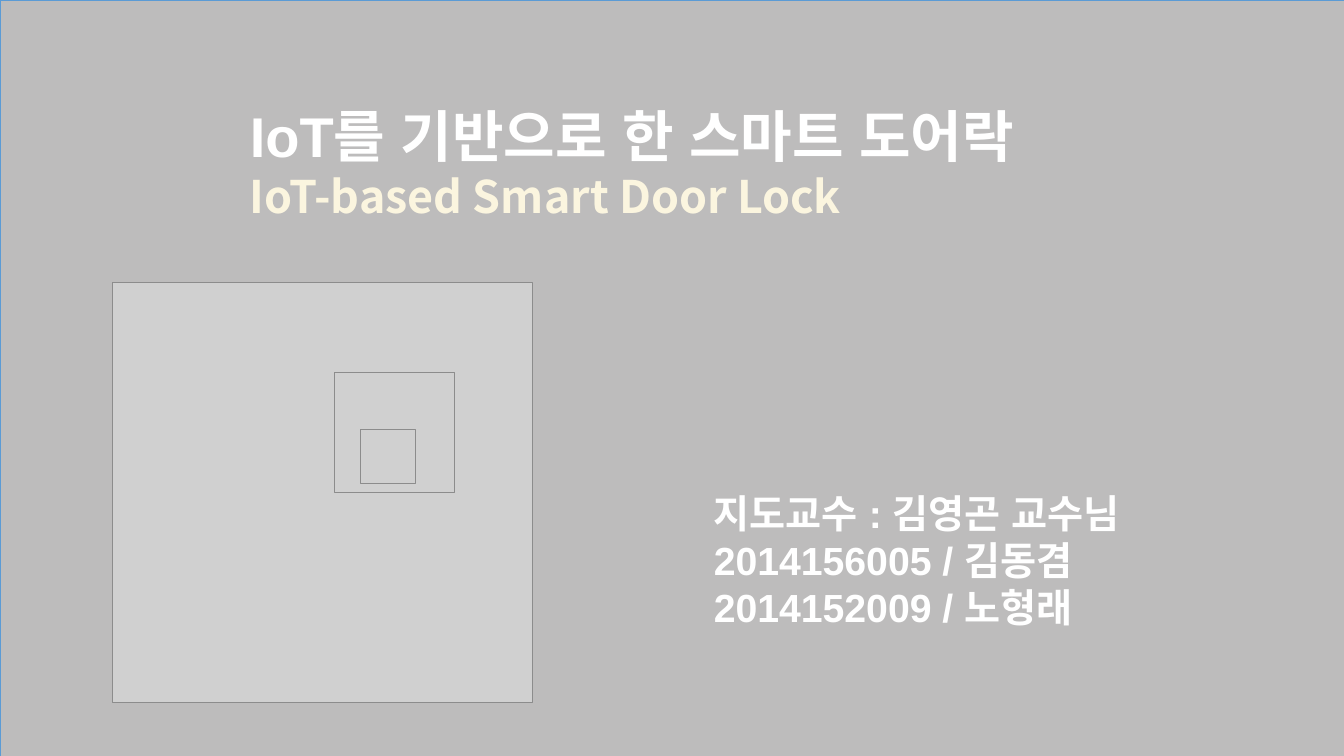
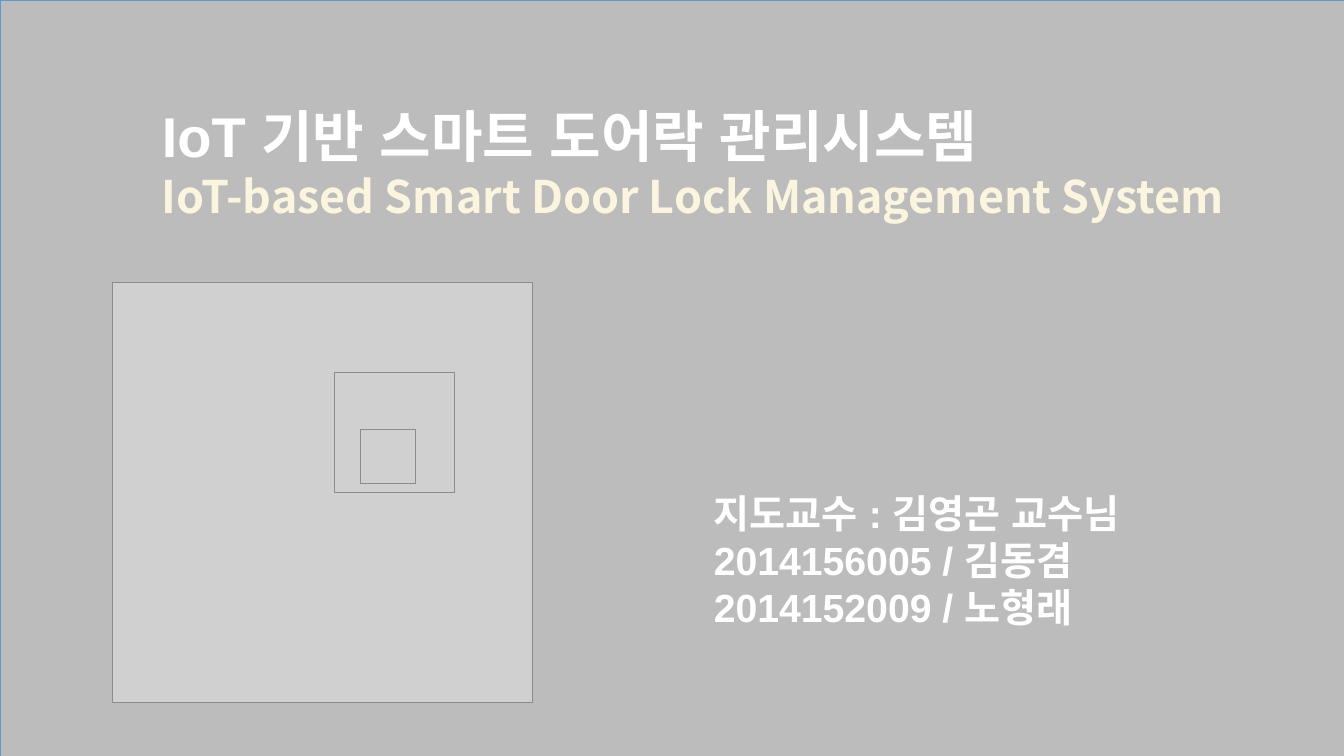
Before and after one commit to hrnoh/graduate_proj, a slide deck: slide 1 of 종합설계_제안서(2차).pptx. Drawn at 1344x756 pixels with LibreOffice and Linux fonts; fonts in the diff are those of the drawing; grey boxes stand for pictures. Boxes give left, top, right and bottom in pixels: in the first picture for what was removed or moved away, otherwise in the second. Text is boxed around its words. In the diff, an @@ line names an element or a change of style, - is before the commit and + after.

```diff
--- a/종합설계_제안서(2차).pptx
+++ b/종합설계_제안서(2차).pptx
@@ text at (162,110,1224,224): text changed @@
-IoT를 기반으로 한 스마트 도어락
-IoT-based Smart Door Lock
+IoT 기반 스마트 도어락 관리시스템
+IoT-based Smart Door Lock Management System
```
Also in this commit, not shown: 7 other slides changed, 12 slides added, 3 slides removed.
